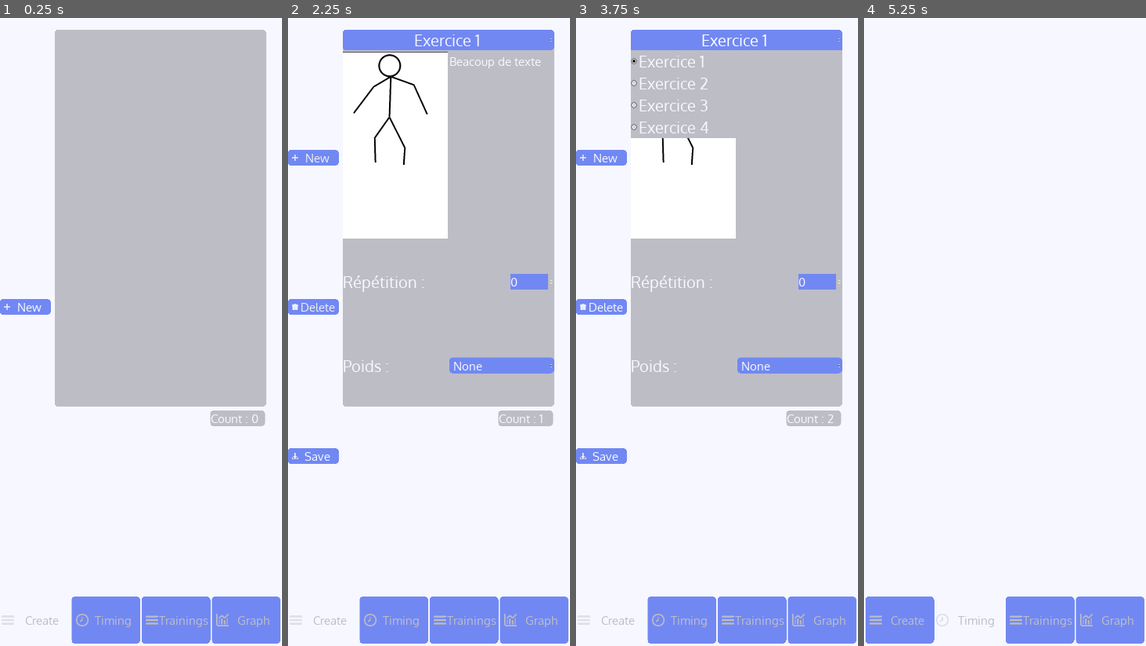
Above: before the commit, frames 1-4 (left to right).
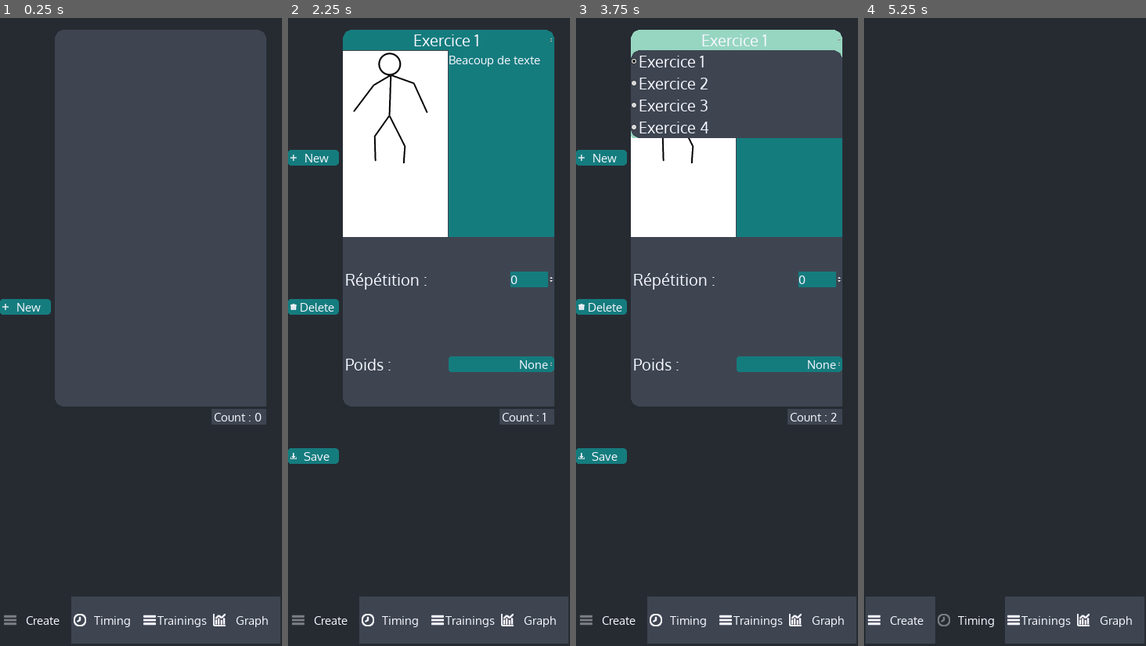
Above: after the commit, the same moments.

Repository: valexand-ulb/Muscle-App
Game: Godot game, scene res://Scenes/App.tscn
Same seed, same stepped clock (60 frames per second), same inputs: the game is played once before the commit and once after it.
Inputs:
- Up to frame 1 (0.25 s): no input
- Up to frame 2 (2.25 s): click "Graph" at 0.5 s; click "Create" at 1.25 s; click "New" at 2 s
- Up to frame 3 (3.75 s): click "New" at 2.75 s; click "Exercice 1" at 3.5 s
- Up to frame 4 (5.25 s): click "None" at 4.25 s; click "Timing" at 5 s

The runs differ from the first frame. In frame 1, 100% of the frame differs, in the area x 0-100%, y 0-100%; in frame 2, 89%; in frame 3, 94%; in frame 4, 100%.

Commit message:
theme change

Diff:
--- a/Scenes/Card.tscn
+++ b/Scenes/Card.tscn
@@ -1,10 +1,11 @@
-[gd_scene load_steps=6 format=2]
+[gd_scene load_steps=7 format=2]
 
 [ext_resource path="res://Textures/Themes/Fonts_Themes/Oxygen_Regular_30.tres" type="Theme" id=1]
 [ext_resource path="res://Textures/Images/test_figure.png" type="Texture" id=2]
 [ext_resource path="res://Textures/Themes/Fonts_Themes/Oxygen_Regular_40.tres" type="Theme" id=3]
 [ext_resource path="res://Textures/Themes/PanelTabTheme.tres" type="Theme" id=4]
 [ext_resource path="res://Scripts/Card.gd" type="Script" id=5]
+[ext_resource path="res://Textures/Themes/StyleBoxes/button_green_rc.tres" type="StyleBox" id=6]
 
 [node name="Card" type="Control"]
 margin_right = 540.0
@@ -21,22 +22,24 @@
 anchor_bottom = 1.0
 size_flags_horizontal = 3
 size_flags_vertical = 3
+custom_constants/separation = 0
 
 [node name="Exercice" type="OptionButton" parent="MainBox"]
 margin_right = 540.0
-margin_bottom = 12.0
+margin_bottom = 52.0
 size_flags_horizontal = 3
 theme = ExtResource( 3 )
 text = "BlaBla"
 align = 1
 
 [node name="Description" type="HBoxContainer" parent="MainBox"]
-margin_top = 16.0
+margin_top = 52.0
 margin_right = 540.0
-margin_bottom = 492.0
+margin_bottom = 528.0
+custom_constants/separation = 0
 
 [node name="Image" type="TextureRect" parent="MainBox/Description"]
-margin_right = 268.0
+margin_right = 270.0
 margin_bottom = 476.0
 rect_min_size = Vector2( 268, 476 )
 size_flags_horizontal = 3
@@ -44,7 +47,7 @@
 texture = ExtResource( 2 )
 
 [node name="TextEdit" type="TextEdit" parent="MainBox/Description"]
-margin_left = 272.0
+margin_left = 270.0
 margin_right = 540.0
 margin_bottom = 476.0
 mouse_filter = 2
@@ -55,17 +58,19 @@
 readonly = true
 
 [node name="GridContainer" type="GridContainer" parent="MainBox"]
-margin_top = 496.0
+margin_top = 528.0
 margin_right = 540.0
 margin_bottom = 960.0
 size_flags_horizontal = 3
 size_flags_vertical = 3
+custom_constants/vseparation = 0
+custom_constants/hseparation = 0
 columns = 2
 
 [node name="Repetition" type="Label" parent="MainBox/GridContainer"]
-margin_top = 114.0
-margin_right = 268.0
-margin_bottom = 116.0
+margin_top = 82.0
+margin_right = 270.0
+margin_bottom = 134.0
 size_flags_horizontal = 3
 size_flags_vertical = 6
 theme = ExtResource( 3 )
@@ -73,15 +78,15 @@
 
 [node name="LineEditR" type="SpinBox" parent="MainBox/GridContainer"]
 margin_left = 440.0
-margin_top = 95.0
+margin_top = 88.0
 margin_right = 540.0
-margin_bottom = 134.0
+margin_bottom = 127.0
 size_flags_horizontal = 12
 size_flags_vertical = 4
 
 [node name="Poids" type="Label" parent="MainBox/GridContainer"]
-margin_top = 348.0
-margin_right = 268.0
+margin_top = 298.0
+margin_right = 270.0
 margin_bottom = 350.0
 size_flags_horizontal = 3
 size_flags_vertical = 6
@@ -89,11 +94,14 @@
 text = "Poids :"
 
 [node name="OptionButtonW" type="OptionButton" parent="MainBox/GridContainer"]
-margin_left = 272.0
-margin_top = 329.0
+margin_left = 270.0
+margin_top = 304.0
 margin_right = 540.0
-margin_bottom = 368.0
+margin_bottom = 343.0
 size_flags_horizontal = 3
 size_flags_vertical = 4
+custom_styles/hover = ExtResource( 6 )
+custom_styles/normal = ExtResource( 6 )
+align = 2
 
 [connection signal="child_entered_tree" from="." to="." method="_on_Card_child_entered_tree"]
--- a/Scenes/GUI.tscn
+++ b/Scenes/GUI.tscn
@@ -11,13 +11,6 @@
 [ext_resource path="res://Textures/Images/SmallIcons/plus.png" type="Texture" id=9]
 [ext_resource path="res://Textures/Images/SmallIcons/trash.png" type="Texture" id=10]
 [ext_resource path="res://Scenes/PopUpSave.tscn" type="PackedScene" id=11]
-
-[sub_resource type="StyleBoxFlat" id=1]
-bg_color = Color( 0.745098, 0.745098, 0.780392, 1 )
-corner_radius_top_left = 10
-corner_radius_top_right = 10
-corner_radius_bottom_right = 10
-corner_radius_bottom_left = 10
 
 [node name="GUI" type="Control"]
 anchor_right = 1.0
@@ -77,7 +70,6 @@
 rect_min_size = Vector2( 540, 960 )
 mouse_filter = 1
 size_flags_horizontal = 3
-custom_styles/bg = SubResource( 1 )
 scroll_horizontal_enabled = false
 __meta__ = {
 "_edit_use_anchors_": true
@@ -92,27 +84,28 @@
 anchor_top = 0.625
 anchor_right = 0.94
 anchor_bottom = 0.625
-margin_left = -139.8
-margin_right = 0.199951
-margin_bottom = 40.0
+margin_left = -136.8
+margin_top = -4.0
+margin_right = 3.19995
+margin_bottom = 36.0
 text = "Count : 0"
 
 [node name="PopUpSave" parent="TabContainer/Create" instance=ExtResource( 11 )]
-margin_top = 600.0
-margin_bottom = -600.0
-vbox_node = ""
+margin_top = 700.0
+margin_bottom = -700.0
+popup_exclusive = false
 
 [node name="Timing" type="Panel" parent="TabContainer"]
 visible = false
 anchor_right = 1.0
 anchor_bottom = 1.0
 
-[node name="Training" type="Tabs" parent="TabContainer"]
+[node name="Training" type="Panel" parent="TabContainer"]
 visible = false
 margin_right = 40.0
 margin_bottom = 24.0
 
-[node name="Graph" type="Tabs" parent="TabContainer"]
+[node name="Graph" type="Panel" parent="TabContainer"]
 visible = false
 margin_right = 40.0
 margin_bottom = 24.0
@@ -139,7 +132,7 @@
 theme = ExtResource( 1 )
 
 [node name="Create" type="Button" parent="MarginContainer/HBoxContainer"]
-margin_right = 175.0
+margin_right = 178.0
 margin_bottom = 120.0
 size_flags_horizontal = 3
 size_flags_vertical = 3
@@ -147,18 +140,17 @@
 icon = ExtResource( 7 )
 
 [node name="Timing" type="Button" parent="MarginContainer/HBoxContainer"]
-margin_left = 179.0
-margin_right = 354.0
+margin_left = 178.0
+margin_right = 356.0
 margin_bottom = 120.0
 size_flags_horizontal = 3
 size_flags_vertical = 3
-theme = ExtResource( 1 )
 text = "Timing"
 icon = ExtResource( 6 )
 
 [node name="Trainings" type="Button" parent="MarginContainer/HBoxContainer"]
-margin_left = 358.0
-margin_right = 533.0
+margin_left = 356.0
+margin_right = 534.0
 margin_bottom = 120.0
 size_flags_horizontal = 3
 size_flags_vertical = 3
@@ -166,7 +158,7 @@
 icon = ExtResource( 7 )
 
 [node name="Graph" type="Button" parent="MarginContainer/HBoxContainer"]
-margin_left = 537.0
+margin_left = 534.0
 margin_right = 712.0
 margin_bottom = 120.0
 size_flags_horizontal = 3
--- a/Scenes/PopUpSave.tscn
+++ b/Scenes/PopUpSave.tscn
@@ -14,6 +14,7 @@
 margin_top = 750.0
 margin_bottom = -650.0
 theme = ExtResource( 1 )
+popup_exclusive = true
 script = ExtResource( 3 )
 
 [node name="MarginContainer" type="MarginContainer" parent="."]
@@ -31,16 +32,16 @@
 margin_bottom = 190.0
 
 [node name="Label" type="Label" parent="MarginContainer/VBoxContainer"]
-margin_top = 21.0
-margin_right = 200.0
-margin_bottom = 47.0
-size_flags_horizontal = 2
-size_flags_vertical = 6
+margin_right = 700.0
+margin_bottom = 58.0
+size_flags_horizontal = 3
+size_flags_vertical = 3
 custom_fonts/font = SubResource( 1 )
 text = "Name of SaveState :"
+valign = 1
 
 [node name="LineEdit" type="LineEdit" parent="MarginContainer/VBoxContainer"]
-margin_top = 72.0
+margin_top = 62.0
 margin_right = 700.0
 margin_bottom = 124.0
 
--- a/Scripts/CardContainer.gd
+++ b/Scripts/CardContainer.gd
@@ -29,7 +29,8 @@
 		cards_dict[card_name + str(card_count)] = {
 			"ex" : card.get_exercice(),
 			"rep": card.get_rep(),
-			"weight": card.get_weight()
+			"weight": card.get_weight(),
+			"time":0
 		}
 		card_count += 1
 
--- a/Textures/Themes/BottombuttonTheme.tres
+++ b/Textures/Themes/BottombuttonTheme.tres
@@ -1,23 +1,28 @@
-[gd_resource type="Theme" load_steps=6 format=2]
+[gd_resource type="Theme" load_steps=7 format=2]
 
-[ext_resource path="res://Textures/Themes/StyleBoxes/bgblue728-ftwhiteF8-rc10.tres" type="StyleBox" id=1]
+[ext_resource path="res://Textures/Themes/StyleBoxes/bot_button_grey_rc.tres" type="StyleBox" id=1]
 [ext_resource path="res://Textures/Fonts/Oxygen/Oxygen-Regular.ttf" type="DynamicFontData" id=2]
+[ext_resource path="res://Textures/Themes/StyleBoxes/bot_button_pressed_greyd_rc.tres" type="StyleBox" id=3]
 
 [sub_resource type="DynamicFont" id=1]
 size = 30
 font_data = ExtResource( 2 )
 
-[sub_resource type="StyleBoxEmpty" id=2]
+[sub_resource type="StyleBoxEmpty" id=4]
+content_margin_left = 5.0
+content_margin_right = 5.0
 
 [sub_resource type="StyleBoxEmpty" id=3]
 
 [resource]
-Button/colors/font_color = Color( 0.745098, 0.745098, 0.780392, 1 )
-Button/colors/font_color_disabled = Color( 0.745098, 0.745098, 0.780392, 1 )
-Button/colors/font_color_hover = Color( 0.745098, 0.745098, 0.780392, 1 )
+Button/colors/font_color = Color( 0.972549, 0.972549, 1, 1 )
+Button/colors/font_color_disabled = Color( 0.972549, 0.972549, 1, 1 )
+Button/colors/font_color_hover = Color( 0.972549, 0.972549, 1, 1 )
+Button/colors/font_color_pressed = Color( 0.972549, 0.972549, 1, 1 )
 Button/fonts/font = SubResource( 1 )
-Button/styles/disabled = SubResource( 2 )
+Button/styles/disabled = SubResource( 4 )
 Button/styles/focus = SubResource( 3 )
 Button/styles/hover = ExtResource( 1 )
 Button/styles/normal = ExtResource( 1 )
-Button/styles/pressed = ExtResource( 1 )
+Button/styles/pressed = ExtResource( 3 )
+HBoxContainer/constants/separation = 0
--- a/Textures/Themes/PanelTabTheme.tres
+++ b/Textures/Themes/PanelTabTheme.tres
@@ -1,11 +1,15 @@
-[gd_resource type="Theme" load_steps=32 format=2]
+[gd_resource type="Theme" load_steps=29 format=2]
 
 [ext_resource path="res://Textures/Fonts/Oxygen/Oxygen-Regular.ttf" type="DynamicFontData" id=1]
-[ext_resource path="res://Textures/Themes/StyleBoxes/bggreyBE-ftwhiteF8.tres" type="StyleBox" id=2]
-[ext_resource path="res://Textures/Themes/StyleBoxes/bggreyBE-ftwhiteF8-rc10.tres" type="StyleBox" id=3]
-[ext_resource path="res://Textures/Themes/StyleBoxes/bgblue728-ftwhiteF8.tres" type="StyleBox" id=4]
-[ext_resource path="res://Textures/Themes/StyleBoxes/bgblue728-ftwhiteF8-rc10.tres" type="StyleBox" id=5]
-[ext_resource path="res://Textures/Themes/StyleBoxes/bgblue728-ftwhiteF8-brc10.tres" type="StyleBox" id=6]
+[ext_resource path="res://Textures/Themes/StyleBoxes/button_green_rc.tres" type="StyleBox" id=2]
+[ext_resource path="res://Textures/Themes/StyleBoxes/pannel_greyd.tres" type="StyleBox" id=3]
+[ext_resource path="res://Textures/Themes/StyleBoxes/button_clicked_green.tres" type="StyleBox" id=4]
+[ext_resource path="res://Textures/Themes/StyleBoxes/bot_button_grey_rc.tres" type="StyleBox" id=5]
+[ext_resource path="res://Textures/Themes/StyleBoxes/scroll_box_grey_rc.tres" type="StyleBox" id=6]
+[ext_resource path="res://Textures/Themes/StyleBoxes/line-text_edit_green.tres" type="StyleBox" id=7]
+[ext_resource path="res://Textures/Themes/StyleBoxes/option_button_greend.tres" type="StyleBox" id=8]
+[ext_resource path="res://Textures/Themes/StyleBoxes/option_button_pressed_green.tres" type="StyleBox" id=9]
+[ext_resource path="res://Textures/Themes/StyleBoxes/option_menu_green_rc.tres" type="StyleBox" id=10]
 
 [sub_resource type="DynamicFont" id=1]
 size = 30
@@ -27,52 +31,19 @@
 size = 30
 font_data = ExtResource( 1 )
 
-[sub_resource type="StyleBoxFlat" id=16]
-bg_color = Color( 0.745098, 0.745098, 0.780392, 1 )
-corner_radius_top_left = 10
-corner_radius_top_right = 10
-corner_radius_bottom_right = 10
-corner_radius_bottom_left = 10
-
 [sub_resource type="DynamicFont" id=11]
 size = 30
 font_data = ExtResource( 1 )
 
-[sub_resource type="StyleBoxFlat" id=14]
-bg_color = Color( 0.447059, 0.537255, 0.956863, 1 )
-corner_radius_top_left = 10
-corner_radius_top_right = 10
-
-[sub_resource type="StyleBoxFlat" id=10]
-bg_color = Color( 0.972549, 0.972549, 1, 1 )
+[sub_resource type="StyleBoxEmpty" id=31]
 
 [sub_resource type="DynamicFont" id=19]
-size = 20
+size = 25
 font_data = ExtResource( 1 )
-
-[sub_resource type="StyleBoxFlat" id=18]
-bg_color = Color( 0.6, 0.6, 0.6, 0 )
 
 [sub_resource type="DynamicFont" id=5]
 size = 30
 font_data = ExtResource( 1 )
-
-[sub_resource type="StyleBoxFlat" id=6]
-bg_color = Color( 0.972549, 0.972549, 1, 1 )
-corner_radius_bottom_left = 10
-shadow_size = 1
-shadow_offset = Vector2( 3, 3 )
-
-[sub_resource type="StyleBoxFlat" id=7]
-bg_color = Color( 0.447059, 0.537255, 0.956863, 1 )
-corner_radius_top_left = 10
-corner_radius_top_right = 10
-
-[sub_resource type="StyleBoxFlat" id=8]
-content_margin_bottom = 10.0
-bg_color = Color( 0.972549, 0.972549, 1, 1 )
-corner_radius_top_left = 10
-corner_radius_top_right = 10
 
 [sub_resource type="DynamicFont" id=15]
 size = 20
@@ -88,19 +59,19 @@
 
 [sub_resource type="StyleBoxEmpty" id=24]
 
-[sub_resource type="DynamicFont" id=31]
-size = 30
-font_data = ExtResource( 1 )
-
 [resource]
 Button/colors/font_color = Color( 0.972549, 0.972549, 1, 1 )
+Button/colors/font_color_disabled = Color( 0.901961, 0.901961, 0.901961, 0 )
+Button/colors/font_color_focus = Color( 0.972549, 0.972549, 1, 1 )
+Button/colors/font_color_hover = Color( 0.972549, 0.972549, 1, 1 )
+Button/colors/font_color_pressed = Color( 0.972549, 0.972549, 1, 1 )
 Button/constants/hseparation = 0
 Button/fonts/font = SubResource( 1 )
 Button/styles/disabled = SubResource( 29 )
 Button/styles/focus = SubResource( 30 )
-Button/styles/hover = ExtResource( 5 )
-Button/styles/normal = ExtResource( 5 )
-Button/styles/pressed = ExtResource( 3 )
+Button/styles/hover = ExtResource( 2 )
+Button/styles/normal = ExtResource( 2 )
+Button/styles/pressed = ExtResource( 4 )
 HScrollBar/styles/grabber = SubResource( 25 )
 HScrollBar/styles/grabber_highlight = SubResource( 26 )
 HScrollBar/styles/grabber_pressed = SubResource( 27 )
@@ -108,20 +79,20 @@
 HScrollBar/styles/scroll_focus = null
 Label/colors/font_color = Color( 0.972549, 0.972549, 1, 1 )
 Label/fonts/font = SubResource( 17 )
-Label/styles/normal = SubResource( 16 )
+Label/styles/normal = ExtResource( 5 )
 LineEdit/colors/font_color = Color( 0.972549, 0.972549, 1, 1 )
 LineEdit/fonts/font = SubResource( 11 )
-LineEdit/styles/normal = ExtResource( 4 )
+LineEdit/styles/focus = SubResource( 31 )
+LineEdit/styles/normal = ExtResource( 7 )
 OptionButton/colors/font_color = Color( 0.972549, 0.972549, 1, 1 )
-OptionButton/styles/pressed = SubResource( 14 )
-Panel/styles/panel = SubResource( 10 )
+OptionButton/styles/hover = ExtResource( 8 )
+OptionButton/styles/normal = ExtResource( 8 )
+OptionButton/styles/pressed = ExtResource( 9 )
+Panel/styles/panel = ExtResource( 3 )
 PopupMenu/colors/font_color = Color( 0.972549, 0.972549, 1, 1 )
 PopupMenu/fonts/font = SubResource( 19 )
-PopupMenu/styles/hover = SubResource( 18 )
-PopupMenu/styles/panel = ExtResource( 6 )
-ScrollContainer/styles/bg = ExtResource( 2 )
-TabContainer/colors/font_color_bg = Color( 0.745098, 0.745098, 0.780392, 1 )
-TabContainer/colors/font_color_fg = Color( 0.447059, 0.537255, 0.956863, 1 )
+PopupMenu/styles/panel = ExtResource( 10 )
+ScrollContainer/styles/bg = ExtResource( 6 )
 TabContainer/constants/hseparation = 0
 TabContainer/constants/side_margin = 0
 TabContainer/fonts/font = SubResource( 5 )
@@ -131,18 +102,14 @@
 TabContainer/icons/increment_highlight = null
 TabContainer/icons/menu = null
 TabContainer/icons/menu_highlight = null
-TabContainer/styles/panel = SubResource( 6 )
-TabContainer/styles/tab_bg = SubResource( 7 )
-TabContainer/styles/tab_fg = SubResource( 8 )
+TabContainer/styles/panel = ExtResource( 3 )
 TextEdit/colors/font_color = Color( 0.972549, 0.972549, 1, 1 )
 TextEdit/colors/font_color_readonly = Color( 0.972549, 0.972549, 1, 1 )
 TextEdit/fonts/font = SubResource( 15 )
-TextEdit/styles/normal = ExtResource( 2 )
-TextEdit/styles/read_only = ExtResource( 2 )
+TextEdit/styles/normal = ExtResource( 7 )
+TextEdit/styles/read_only = ExtResource( 7 )
 VScrollBar/styles/grabber = SubResource( 20 )
 VScrollBar/styles/grabber_highlight = SubResource( 21 )
 VScrollBar/styles/grabber_pressed = SubResource( 22 )
 VScrollBar/styles/scroll = SubResource( 23 )
 VScrollBar/styles/scroll_focus = SubResource( 24 )
-WindowDialog/fonts/title_font = SubResource( 31 )
-WindowDialog/styles/panel = ExtResource( 3 )
--- a/Textures/Themes/PopUpTheme.tres
+++ b/Textures/Themes/PopUpTheme.tres
@@ -1,33 +1,47 @@
-[gd_resource type="Theme" load_steps=7 format=2]
+[gd_resource type="Theme" load_steps=11 format=2]
 
 [ext_resource path="res://Textures/Fonts/Oxygen/Oxygen-Regular.ttf" type="DynamicFontData" id=1]
-[ext_resource path="res://Textures/Themes/StyleBoxes/bgblue728-ftwhiteF8-rc10.tres" type="StyleBox" id=2]
-[ext_resource path="res://Textures/Themes/StyleBoxes/bggreyBE-ftwhiteF8-rc10.tres" type="StyleBox" id=3]
+[ext_resource path="res://Textures/Themes/StyleBoxes/bot_button_pressed_greyd_rc.tres" type="StyleBox" id=2]
+[ext_resource path="res://Textures/Themes/StyleBoxes/button_green_rc.tres" type="StyleBox" id=3]
+[ext_resource path="res://Textures/Themes/StyleBoxes/button_clicked_green.tres" type="StyleBox" id=4]
 
 [sub_resource type="DynamicFont" id=5]
 size = 40
 font_data = ExtResource( 1 )
 
+[sub_resource type="StyleBoxEmpty" id=6]
+
 [sub_resource type="DynamicFont" id=3]
 size = 40
 font_data = ExtResource( 1 )
 
+[sub_resource type="StyleBoxFlat" id=8]
+bg_color = Color( 0.152941, 0.172549, 0.2, 1 )
+
 [sub_resource type="DynamicFont" id=4]
 size = 40
 font_data = ExtResource( 1 )
+
+[sub_resource type="StyleBoxFlat" id=7]
+bg_color = Color( 0.152941, 0.172549, 0.2, 1 )
+corner_radius_top_left = 10
+corner_radius_top_right = 10
+corner_radius_bottom_right = 10
+corner_radius_bottom_left = 10
 
 [resource]
 Button/colors/font_color = Color( 0.972549, 0.972549, 1, 1 )
 Button/colors/font_color_disabled = Color( 0.901961, 0.901961, 0.901961, 0 )
 Button/colors/font_color_hover = Color( 0.972549, 0.972549, 1, 1 )
 Button/fonts/font = SubResource( 5 )
-Button/styles/disabled = ExtResource( 3 )
-Button/styles/hover = ExtResource( 2 )
-Button/styles/normal = ExtResource( 2 )
-Button/styles/pressed = ExtResource( 3 )
+Button/styles/disabled = ExtResource( 2 )
+Button/styles/focus = SubResource( 6 )
+Button/styles/hover = ExtResource( 3 )
+Button/styles/normal = ExtResource( 3 )
+Button/styles/pressed = ExtResource( 4 )
 Label/fonts/font = SubResource( 3 )
-Label/styles/normal = ExtResource( 2 )
+Label/styles/normal = SubResource( 8 )
 LineEdit/fonts/font = SubResource( 4 )
-LineEdit/styles/focus = ExtResource( 3 )
-LineEdit/styles/normal = ExtResource( 3 )
-WindowDialog/styles/panel = ExtResource( 2 )
+LineEdit/styles/focus = null
+LineEdit/styles/normal = null
+WindowDialog/styles/panel = SubResource( 7 )
--- a/Textures/Themes/StyleBoxes/bggreyBE-ftwhiteF8.tres
+++ /dev/null
@@ -1,6 +0,0 @@
-[gd_resource type="StyleBoxFlat" format=2]
-
-[resource]
-bg_color = Color( 0.745098, 0.745098, 0.780392, 1 )
-shadow_size = 6
-shadow_offset = Vector2( 1, 1 )
--- /dev/null
+++ b/Textures/Themes/StyleBoxes/bot_button_grey_rc.tres
@@ -0,0 +1,6 @@
+[gd_resource type="StyleBoxFlat" format=2]
+
+[resource]
+content_margin_left = 5.0
+content_margin_right = 5.0
+bg_color = Color( 0.247059, 0.27451, 0.321569, 1 )
--- a/Textures/Themes/StyleBoxes/bgblue728-ftwhiteF8-brc10.tres
+++ b/Textures/Themes/StyleBoxes/bot_button_pressed_greyd_rc.tres
@@ -1,6 +1,8 @@
 [gd_resource type="StyleBoxFlat" format=2]
 
 [resource]
-bg_color = Color( 0.447059, 0.537255, 0.956863, 1 )
+content_margin_left = 5.0
+content_margin_right = 5.0
+bg_color = Color( 0.152941, 0.172549, 0.2, 1 )
 corner_radius_bottom_right = 10
 corner_radius_bottom_left = 10
--- a/Textures/Themes/StyleBoxes/bgblue728-ftwhiteF8-rc10.tres
+++ b/Textures/Themes/StyleBoxes/button_clicked_green.tres
@@ -1,9 +1,9 @@
 [gd_resource type="StyleBoxFlat" format=2]
 
 [resource]
-content_margin_left = 10.0
+content_margin_left = 5.0
 content_margin_right = 5.0
-bg_color = Color( 0.447059, 0.537255, 0.956863, 1 )
+bg_color = Color( 0.596078, 0.843137, 0.760784, 1 )
 corner_radius_top_left = 10
 corner_radius_top_right = 10
 corner_radius_bottom_right = 10
--- /dev/null
+++ b/Textures/Themes/StyleBoxes/button_green_rc.tres
@@ -0,0 +1,10 @@
+[gd_resource type="StyleBoxFlat" format=2]
+
+[resource]
+content_margin_left = 5.0
+content_margin_right = 5.0
+bg_color = Color( 0.0862745, 0.490196, 0.498039, 1 )
+corner_radius_top_left = 10
+corner_radius_top_right = 10
+corner_radius_bottom_right = 10
+corner_radius_bottom_left = 10
--- /dev/null
+++ b/Textures/Themes/StyleBoxes/line-text_edit_green.tres
@@ -0,0 +1,4 @@
+[gd_resource type="StyleBoxFlat" format=2]
+
+[resource]
+bg_color = Color( 0.0862745, 0.490196, 0.498039, 1 )
--- /dev/null
+++ b/Textures/Themes/StyleBoxes/option_button_greend.tres
@@ -0,0 +1,6 @@
+[gd_resource type="StyleBoxFlat" format=2]
+
+[resource]
+bg_color = Color( 0.0862745, 0.490196, 0.498039, 1 )
+corner_radius_top_left = 25
+corner_radius_top_right = 25
--- /dev/null
+++ b/Textures/Themes/StyleBoxes/option_button_pressed_green.tres
@@ -0,0 +1,6 @@
+[gd_resource type="StyleBoxFlat" format=2]
+
+[resource]
+bg_color = Color( 0.596078, 0.843137, 0.760784, 1 )
+corner_radius_top_left = 25
+corner_radius_top_right = 25
--- a/Textures/Themes/StyleBoxes/bggreyBE-ftwhiteF8-rc10.tres
+++ b/Textures/Themes/StyleBoxes/option_menu_green_rc.tres
@@ -1,8 +1,6 @@
 [gd_resource type="StyleBoxFlat" format=2]
 
 [resource]
-bg_color = Color( 0.745098, 0.745098, 0.780392, 1 )
-corner_radius_top_left = 10
-corner_radius_top_right = 10
+bg_color = Color( 0.596078, 0.843137, 0.760784, 1 )
 corner_radius_bottom_right = 10
 corner_radius_bottom_left = 10
--- a/Textures/Themes/StyleBoxes/bgblue728-ftwhiteF8.tres
+++ b/Textures/Themes/StyleBoxes/pannel_greyd.tres
@@ -1,4 +1,4 @@
 [gd_resource type="StyleBoxFlat" format=2]
 
 [resource]
-bg_color = Color( 0.447059, 0.537255, 0.956863, 1 )
+bg_color = Color( 0.152941, 0.172549, 0.2, 1 )
--- /dev/null
+++ b/Textures/Themes/StyleBoxes/scroll_box_grey_rc.tres
@@ -0,0 +1,7 @@
+[gd_resource type="StyleBoxFlat" format=2]
+
+[resource]
+bg_color = Color( 0.247059, 0.27451, 0.321569, 1 )
+corner_radius_top_left = 25
+corner_radius_top_right = 25
+corner_radius_bottom_left = 25
Binary file added: Saves/test.dat
Binary file added: Saves/test3.dat
Not shown: 1 places in Scenes/GUI.tscn that only renumber resources
Binary file changed: Textures/Images/TabsIcons/chart-histogram.png
Binary file changed: Textures/Images/TabsIcons/clock.png
Binary file changed: Textures/Images/TabsIcons/edit.png
Binary file changed: Textures/Images/TabsIcons/menu-burger.png
